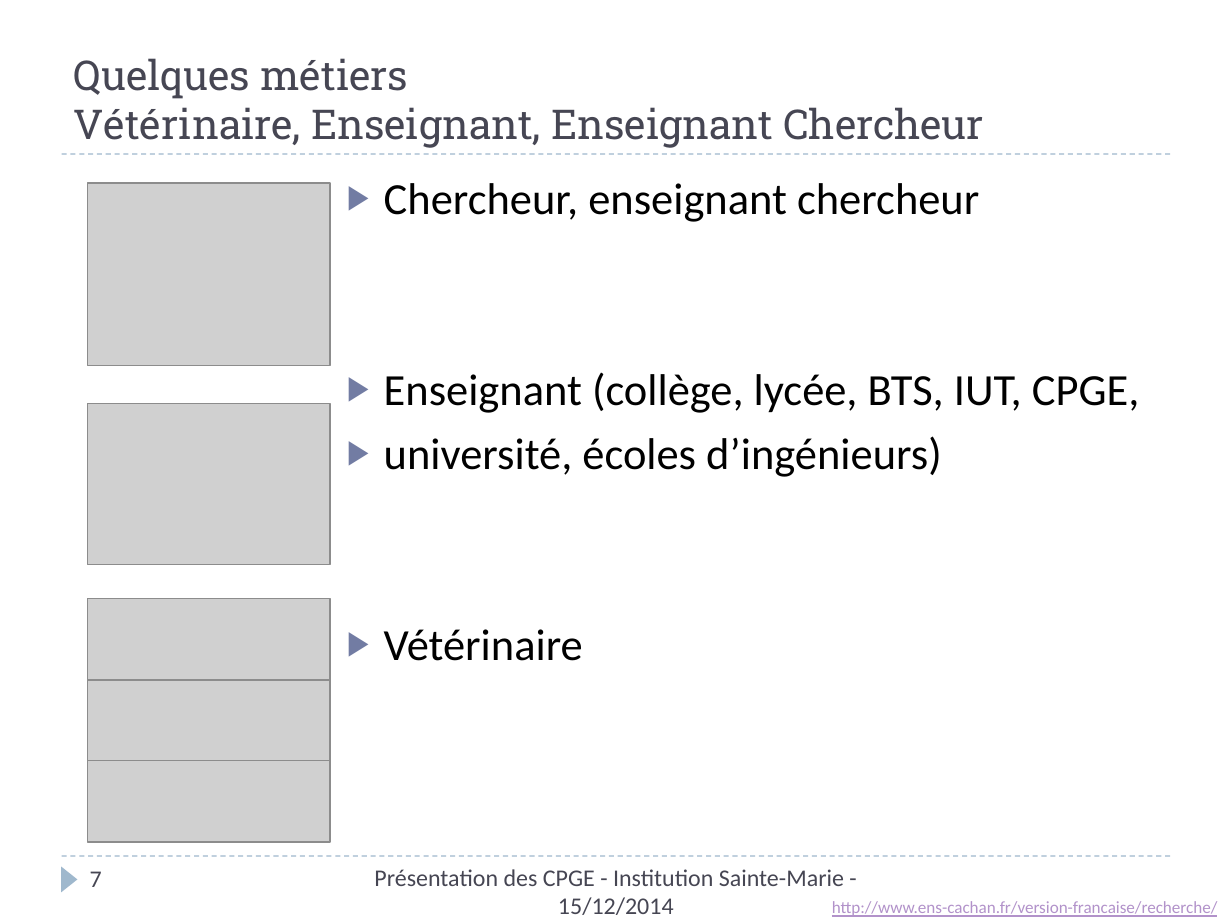
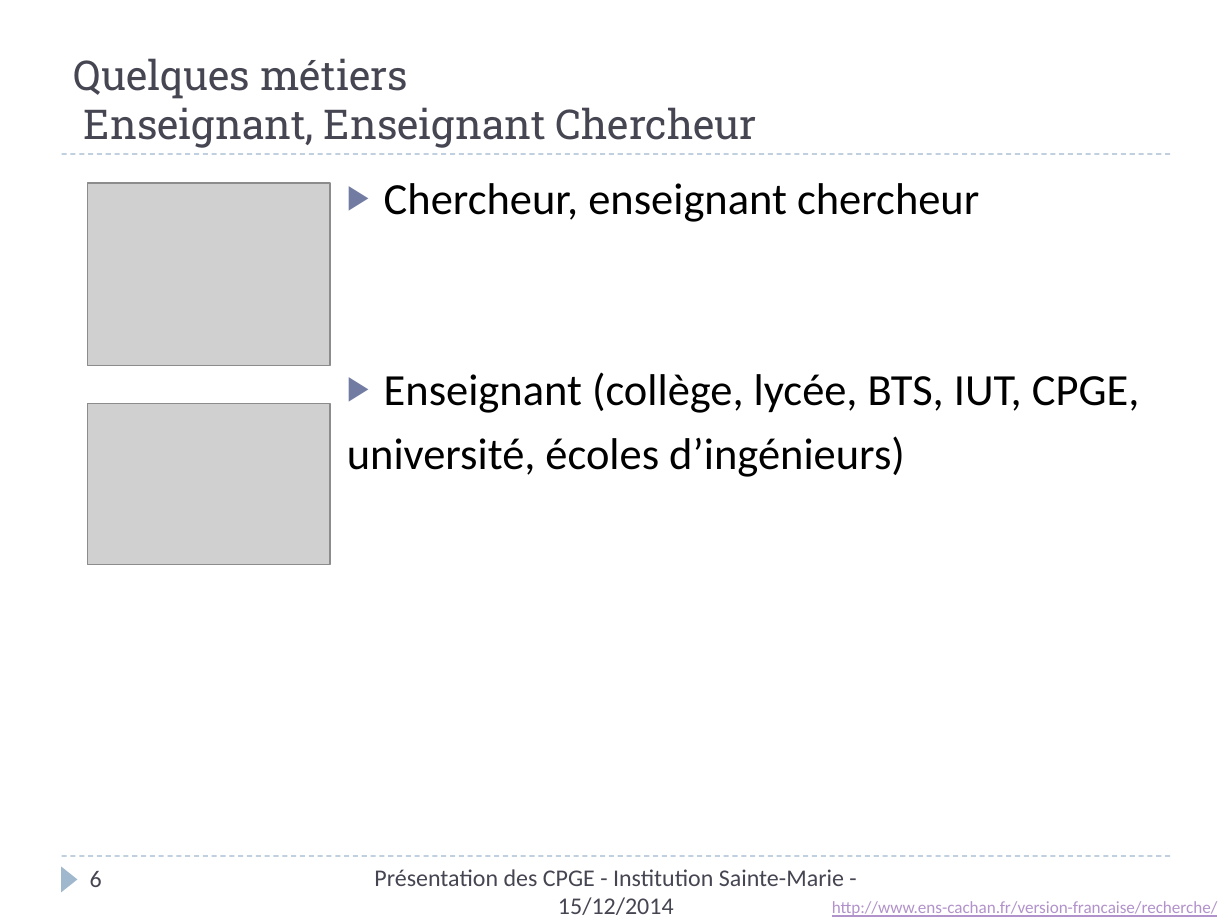
Before and after one commit to xpessoles/Orientation, a slide deck: slide 6 of Rouviere/PresentationCPGE_ISM.pptx (slide 7 before the commit). Drawn at 1232x924 pixels with LibreOffice and Linux fonts; fonts in the diff are those of the drawing; grey boxes stand for pictures. Boxes give left, top, right and bottom in pixels: in the first picture for what was removed or moved away, otherwise in the second. Text is boxed around its words. In the diff, an @@ line names an element or a change of style, - is before the commit and + after.

Commit message:
MAJ

```diff
--- a/Rouviere/PresentationCPGE_ISM.pptx
+++ b/Rouviere/PresentationCPGE_ISM.pptx
@@ title at box(74, 58, 757, 148): text changed @@
-Quelques métiers
-Vétérinaire, Enseignant, Enseignant Chercheur
+Quelques métiers
+Enseignant, Enseignant Chercheur
@@ text at box(347, 436, 905, 477): bullet ▶ to none @@
@@ picture removed at box(87, 599, 330, 680) @@
@@ text at box(384, 629, 583, 661): paragraph removed @@
-▶ Vétérinaire
@@ picture removed at box(87, 680, 330, 761) @@
@@ picture removed at box(87, 760, 330, 841) @@
@@ page number at box(90, 871, 102, 887): text changed @@
-7
+6
```
Also in this commit, not shown: 3 other slides changed, 4 slides removed.
